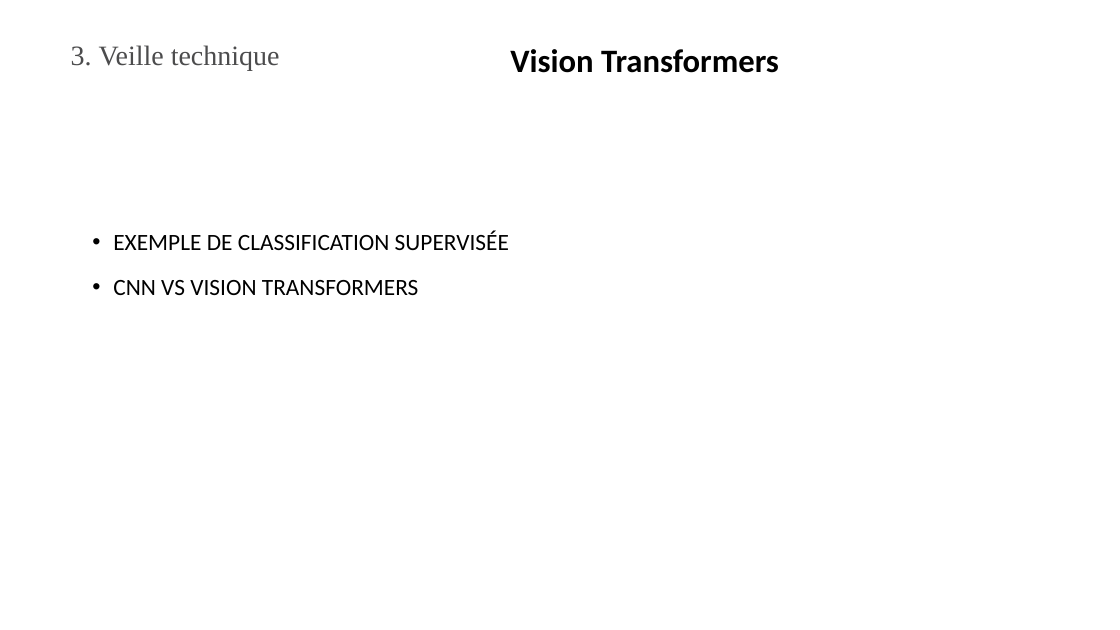
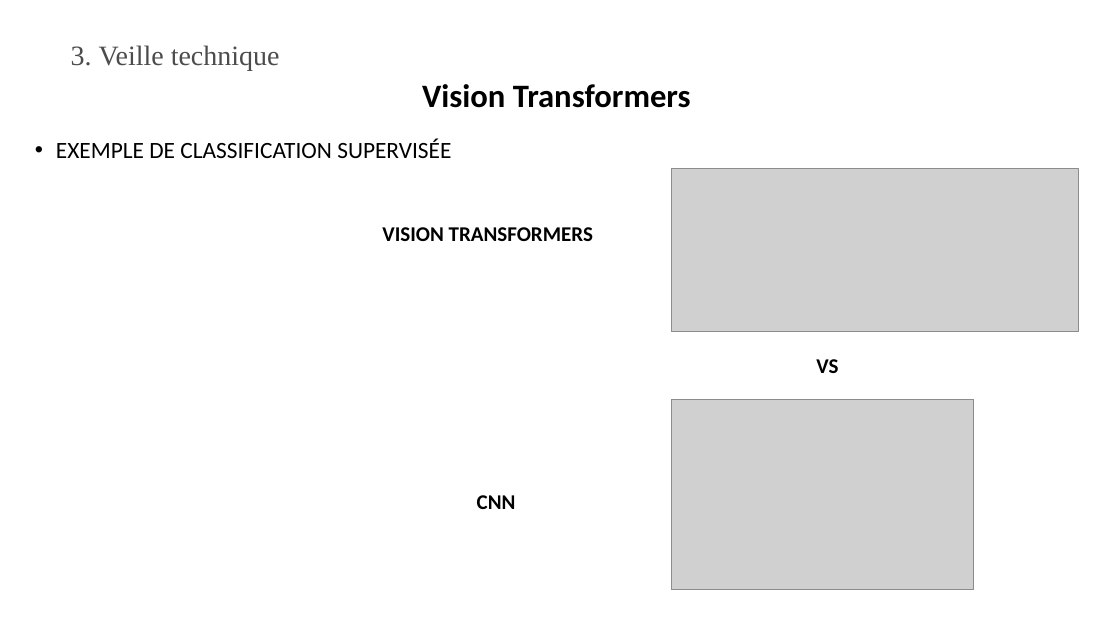
Before and after one commit to OSteeve/8_Realisez_un_dashboard_et_assurez_une_veille_technique, a slide deck: slide 12 of Presentation/P8_Otto_Steeve_4_presentation_052026.pptx. Drawn at 1120x630 pixels with LibreOffice and Linux fonts; fonts in the diff are those of the drawing; grey boxes stand for pictures. Boxes give left, top, right and bottom in pixels: in the first picture for what was removed or moved away, otherwise in the second. Text is boxed around its words. In the diff, an @@ line names an element or a change of style, - is before the commit and + after.

```diff
--- a/Presentation/P8_Otto_Steeve_4_presentation_052026.pptx
+++ b/Presentation/P8_Otto_Steeve_4_presentation_052026.pptx
@@ text "Vision Transformers": place and size @@
-text "Vision Transformers" at box(510, 49, 779, 73)
+text "Vision Transformers" at box(422, 84, 691, 108)
@@ text "EXEMPLE DE CLASSIFICATION SUPERVISÉE": place and size @@
-text "EXEMPLE DE CLASSIFICATION SUPERVISÉE" at box(113, 230, 509, 295)
+text "EXEMPLE DE CLASSIFICATION SUPERVISÉE" at box(56, 139, 451, 158)
@@ picture added at box(671, 168, 1078, 332) @@
@@ text added at box(382, 227, 593, 241), 18 pt, text #000000, bold @@
+VISION TRANSFORMERS
@@ text at box(113, 280, 419, 295): paragraph removed @@
-• CNN VS VISION TRANSFORMERS
@@ text added at box(816, 359, 838, 373), 18 pt, text #000000, bold @@
+VS
@@ picture added at box(671, 400, 974, 590) @@
@@ text added at box(477, 495, 516, 509), 18 pt, text #000000, bold @@
+CNN
```
Also in this commit, not shown: 18 other slides changed.
